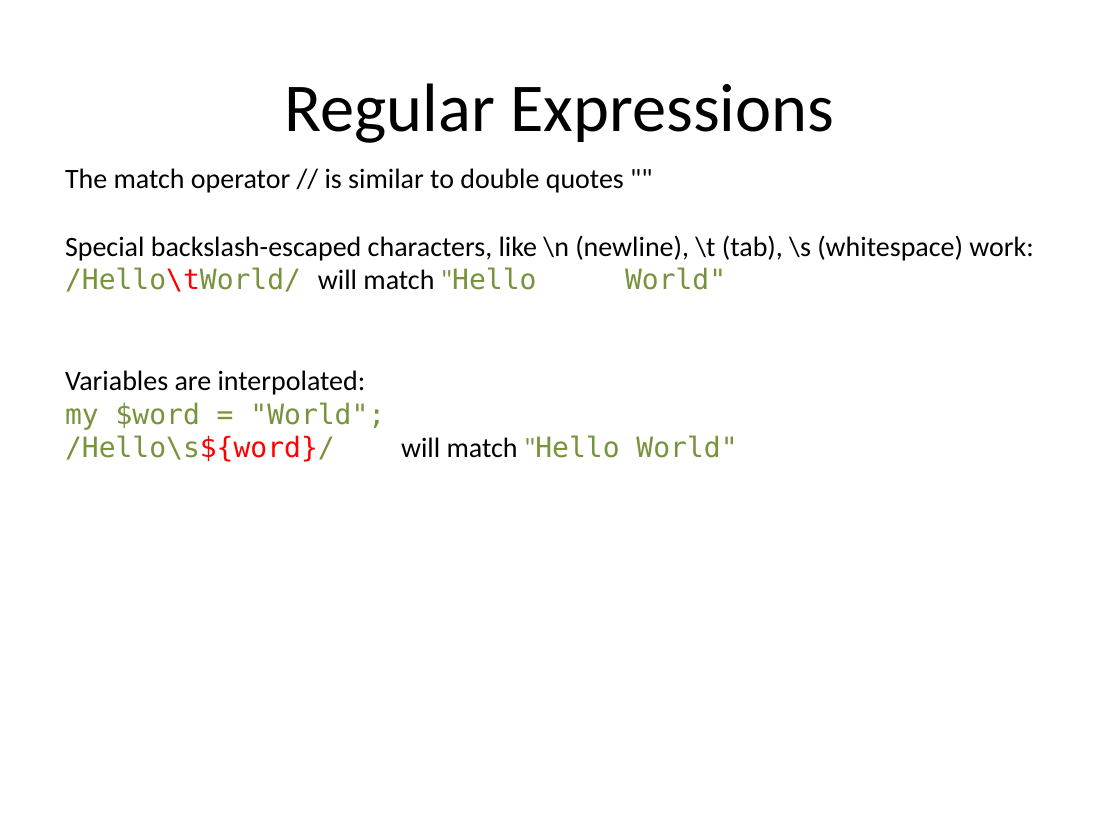
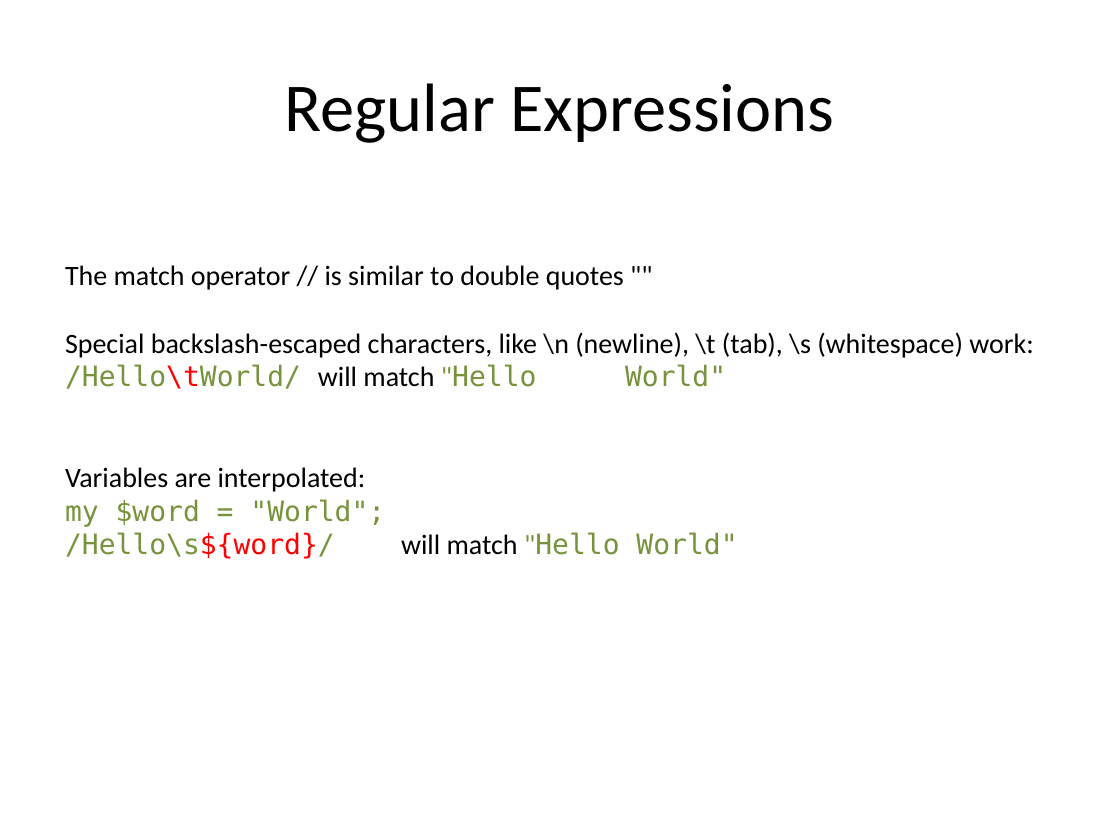
Before and after one commit to kbseah/perlcourse2017, a slide deck: slide 91 of Day1-1_JWI/Day1_intro_scalars_regex.pptx (slide 88 before the commit). Drawn at 1120x840 pixels with LibreOffice and Linux fonts; fonts in the diff are those of the drawing. Boxes give left, top, right and bottom in pixels: in the first picture for what was removed or moved away, otherwise in the second. Text is boxed around its words. In the diff, an @@ line names an element or a change of style, - is before the commit and + after.

```diff
--- a/Day1-1_JWI/Day1_intro_scalars_regex.pptx
+++ b/Day1-1_JWI/Day1_intro_scalars_regex.pptx
@@ text "The match operator // is ...": place and size @@
-text "The match operator // is ..." at box(65, 168, 1033, 462)
+text "The match operator // is ..." at box(65, 265, 1033, 559)
```
Also in this commit, not shown: 14 other slides changed, 7 slides added, 1 slide removed, 1 other file.
